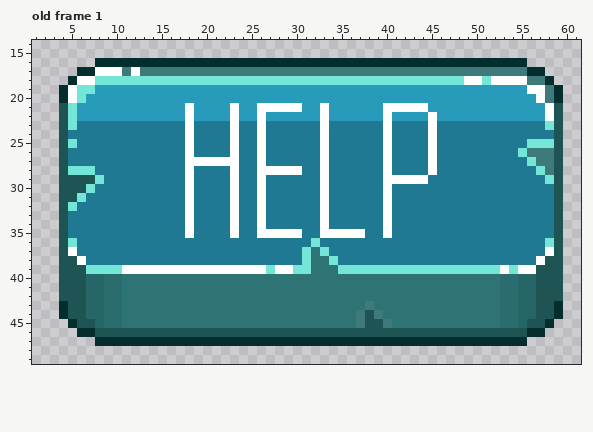
File history of a pixel-art file, docs/assets/buttons/LateNighCoffe/Green/aseprite-files/HelpButton.aseprite. That is the earlier state.
64x64 pixels, 2 frames. Colours within 5 levels of each other are drawn and written as one. Shown: old frame 1: x 1..61, y 14..49.
After:
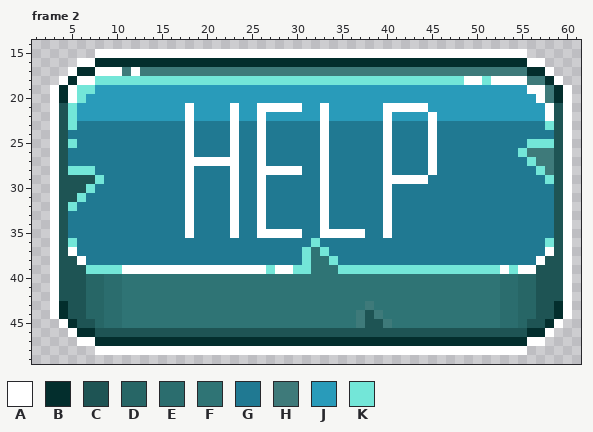
Palette (. is transparent): A #ffffff  B #032e2d  C #1e5454  D #276666  E #2b6d6e  F #2f7475  G #207992  H #3e7a7a  J #299bba  K #73e6d8
A new or re-ordered frame is compared with the old frame closest to it.
What changed:
frames re-ordered
Frame 2 against old frame 1, layer "Layer":
The author put colour A in row 15 at x 8 to 55; in row 16 at x 6 to 7 and 56 to 57; in row 17 at x 5 and 58; in row 18 at x 4 and 59; in rows 19 to 44 at x 3 and 60; in row 45 at x 4 and 59.
The author put colour A in row 46 at x 5 and 58; in row 47 at x 6 to 7 and 56 to 57; in row 48 at x 8 to 55.
Where, in picture pixels (left, top, right, bottom), the same in both pictures:
added: (50, 49, 572, 355)
